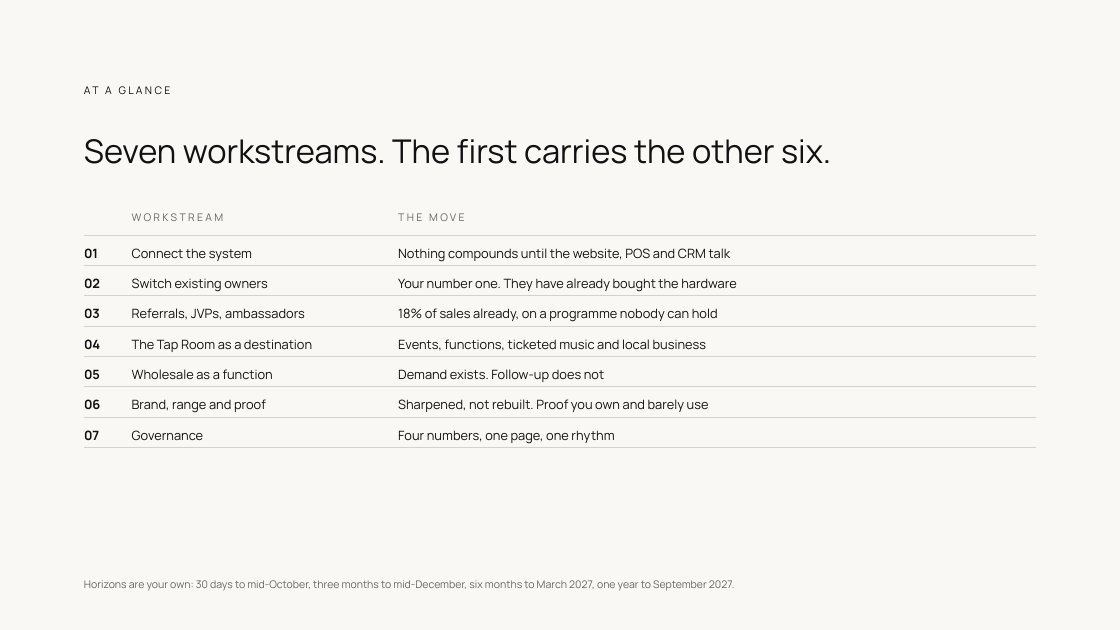
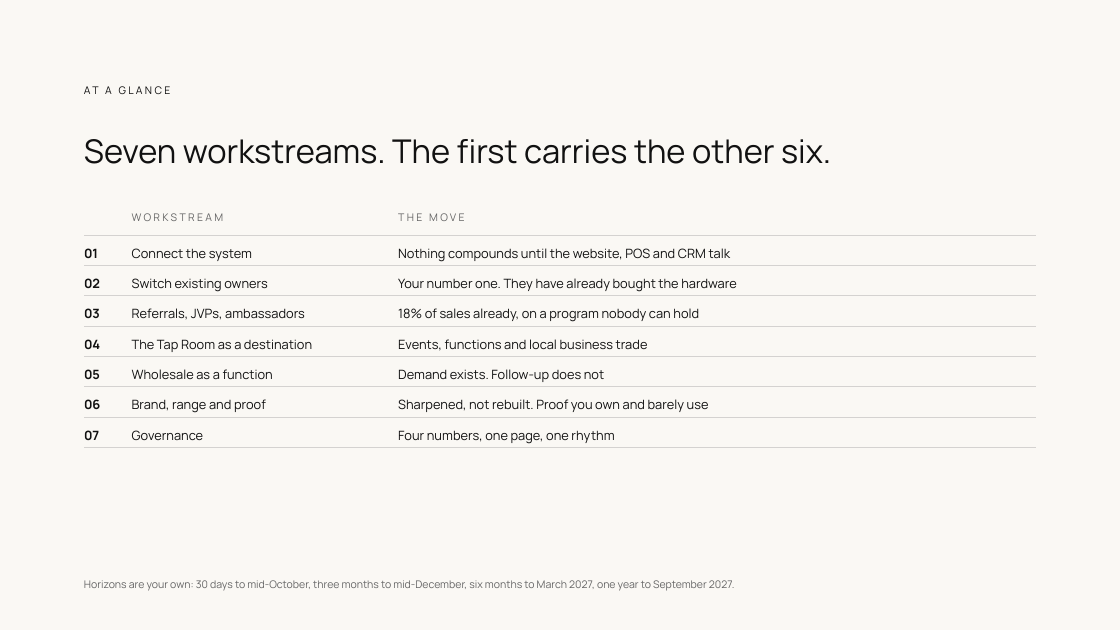
Before and after one commit to clentjewell/tapthatbrewery, a slide deck: slide 12 of 00 Admin/04 Commercial + SOW/JP_TapThat_ProposalDeck_v03.pptx. Drawn at 1120x630 pixels with LibreOffice and Linux fonts; fonts in the diff are those of the drawing. Boxes give left, top, right and bottom in pixels: in the first picture for what was removed or moved away, otherwise in the second. Text is boxed around its words. In the diff, an @@ line names an element or a change of style, - is before the commit and + after.

```diff
--- a/00 Admin/04 Commercial + SOW/JP_TapThat_ProposalDeck_v03.pptx
+++ b/00 Admin/04 Commercial + SOW/JP_TapThat_ProposalDeck_v03.pptx
@@ table at (x1=84, y1=202, x2=1036, y2=448) @@
-row 4, column 3: 18% of sales already, on a programme nobody can hold
+row 4, column 3: 18% of sales already, on a program nobody can hold
-row 5, column 3: Events, functions, ticketed music and local business
+row 5, column 3: Events, functions and local business trade
```
Also in this commit, not shown: 7 other slides changed, 1 slide removed, 13 other files.
